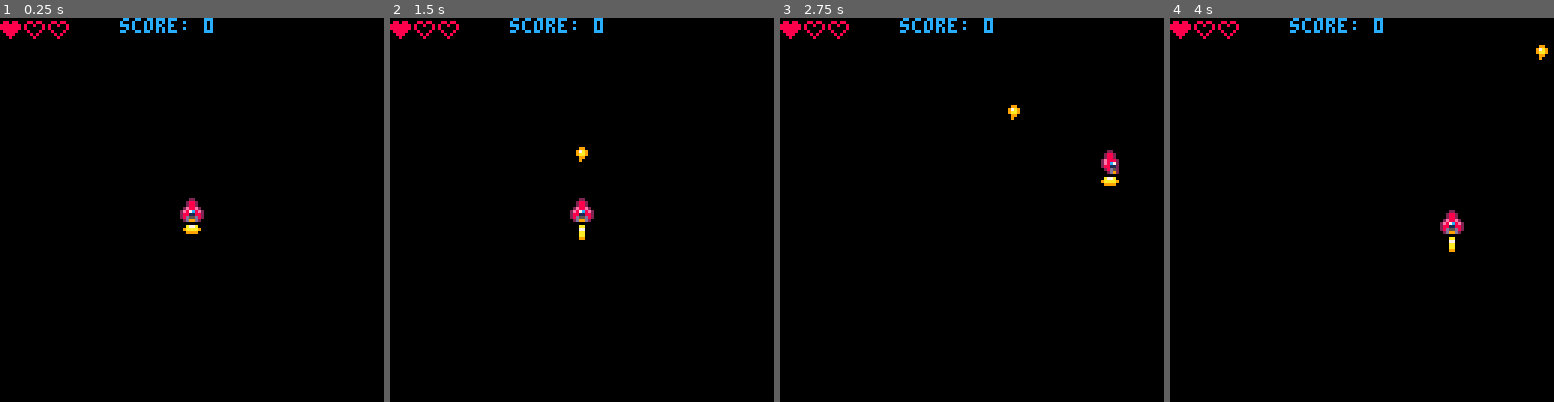
Above: before the commit, frames 1-4 (left to right).
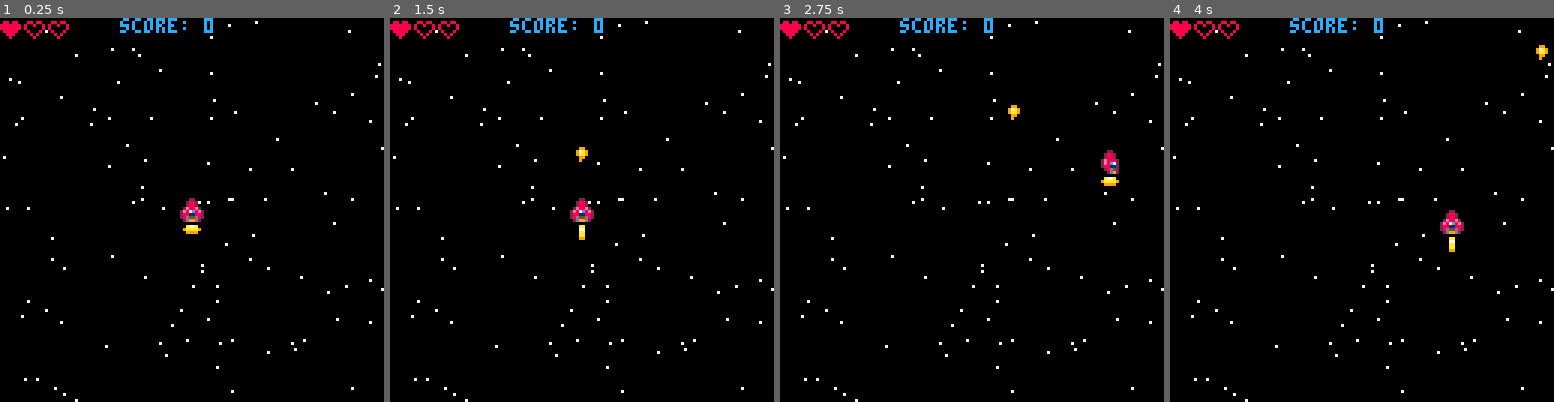
Above: after the commit, the same moments.

Repository: sirchras/p8-shmup
Game: PICO-8 cartridge shmup.p8
The game is run twice, just before and just after one commit, with the same random seed, the same clock (stepped at 60 frames per second) and the same inputs.
Inputs:
- Up to frame 1 (0.25 s): no input
- Up to frame 2 (1.5 s): tap X (X key) at 0.33, 1.07 s; tap O (Z key) at 0.7 s
- Up to frame 3 (2.75 s): hold Right 1.6-2.1 s; tap O (Z key) at 1.7, 2.1, 2.5 s; tap X (X key) at 1.85 s; hold Up 2.15-2.42 s; hold Right from 2.47 s (still down)
- Up to frame 4 (4 s): tap O (Z key) at 2.9, 3.3, 3.7 s; tap X (X key) at 2.97 s; release Right at 3.03 s; hold Left 3.08-3.58 s; hold Down 3.63-3.97 s

The runs differ from the first frame. In frame 1, 0.6% of the frame differs, in the area x 0-100%, y 0-100%; in frame 2, 0.6%; in frame 3, 0.6%; in frame 4, 0.6%.

Commit message:
add simple background

Diff:
--- a/shmup.p8
+++ b/shmup.p8
@@ -12,6 +12,11 @@
 	score=0
 	health=1
 	lives=3
+	--background
+	stars={}
+	for i=1,100 do
+		stars[i]={flr(rnd(128)),flr(rnd(128))}
+	end
 end
 
 function _update()
@@ -44,6 +49,8 @@
 
 function _draw()
 	cls(0)
+	--background
+	bgrnd()
 	--player
 	spr(p_s,x,y)
 	spr(f_s,x,y+8)
@@ -56,6 +63,15 @@
 	for i=1,lives do
 		heart=health>=i and 11 or 12
 		spr(heart,(i-1)*8,1)
+	end
+end
+
+--starfield
+function bgrnd()
+	--do stuff
+	for i=1,#stars do
+		local x,y=unpack(stars[i])
+		pset(x,y,7)
 	end
 end
 __gfx__
